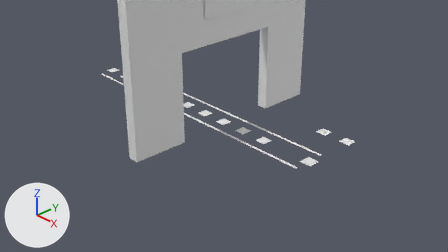
Two versions of the Blender file blender_models/simulation_entrance_aruco_board_single.blend, one commit apart.
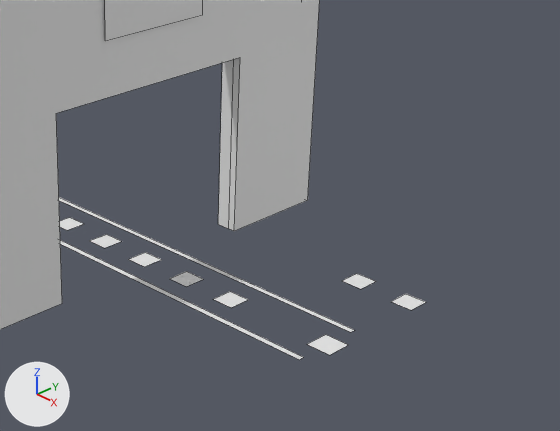
The first picture shows the older version from the file's camera 'Camera'. The close-ups show both versions on the part from 35% to 93% of the width and 0% to 80% of the height of that picture; other places that the commit changed are outside them. The lights are fixed; the arrows at lower left show +X, +Y and +Z. The close-ups show mesh edges as thin lines. Materials are left out; every surface is plain grey.

The scene before the commit, as lines of its bpy script (objects in view):
```python
ob_5x5_1000_1 = bpy.data.objects.new('5x5_1000-1', me_5x5_1000_1)
ob_5x5_1000_1.location = (2.0, 1.0, 0.02)
ob_5x5_1000_1.scale = (0.2, 0.2, 1.0)
ob_5x5_1000_2 = bpy.data.objects.new('5x5_1000-2', me_5x5_1000_2)
ob_5x5_1000_2.location = (1.5, 1.0, 0.02)
ob_5x5_1000_2.scale = (0.2, 0.2, 1.0)
ob_5x5_1000_3 = bpy.data.objects.new('5x5_1000-3', me_5x5_1000_3)
ob_5x5_1000_3.location = (1.0, 0.0, 0.02)
ob_5x5_1000_3.scale = (0.2, 0.2, 1.0)
ob_5x5_1000_4 = bpy.data.objects.new('5x5_1000-4', me_5x5_1000_4)
ob_5x5_1000_4.location = (0.5, 0.0, 0.02)
ob_5x5_1000_4.scale = (0.2, 0.2, 1.0)
ob_5x5_1000_5 = bpy.data.objects.new('5x5_1000-5', me_5x5_1000_5)
ob_5x5_1000_5.location = (0.0, 0.0, 0.02)
ob_5x5_1000_5.scale = (0.2, 0.2, 1.0)
ob_5x5_1000_6 = bpy.data.objects.new('5x5_1000-6', me_5x5_1000_6)
ob_5x5_1000_6.location = (-0.5, 0.0, 0.02)
ob_5x5_1000_6.scale = (0.2, 0.2, 1.0)
ob_5x5_1000_7 = bpy.data.objects.new('5x5_1000-7', me_5x5_1000_7)
ob_5x5_1000_7.location = (-1.0, 0.0, 0.02)
ob_5x5_1000_7.scale = (0.2, 0.2, 1.0)
ob_grid_board_new = bpy.data.objects.new('grid_board_new', me_grid_board_new)
ob_grid_board_new.location = (2.0, 0.0, 0.02)
ob_grid_board_new.scale = (0.22, 0.22, 1.0)
ob_warning_003 = bpy.data.objects.new('warning.003', me_warning_003)
ob_warning_003.location = (-0.75, -0.3, 0.02)
ob_warning_003.scale = (0.135, 0.05, 1.0)
# also in view: 'Cube' at (0.0, 0.0, 1.45); 'grid_board' at (0.12, 0.0, 2.3); 'warning.004' at (-0.75, 0.3, 0.02)
```
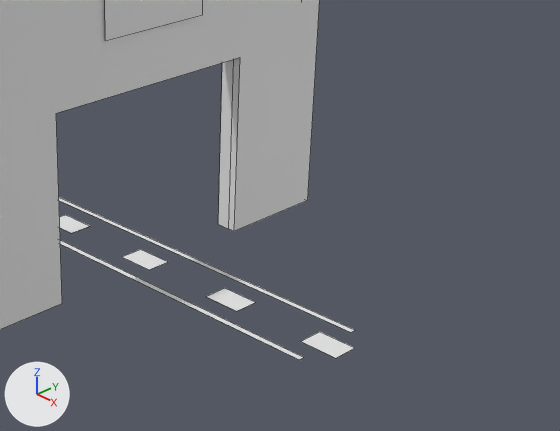
Where the change shows, as pixel boxes (x1, y1, x2, y2) in the close-ups (560 x 431 px):
'grid_board_new', reshaped (29% wider, 29% taller)
    before: (307, 335, 348, 355)
    after: (301, 332, 354, 358)
'grid_board_new_7', added
    after: (206, 288, 255, 311)
'grid_board_new_13', added
    after: (123, 249, 167, 270)
'grid_board_new_19', added
    after: (59, 215, 89, 233)
'5x5_1000-1', deleted
    before: (391, 294, 426, 310)
'5x5_1000-3', deleted
    before: (214, 291, 248, 308)
'5x5_1000-2', deleted
    before: (342, 274, 376, 289)
'5x5_1000-4', deleted
    before: (169, 271, 203, 287)
'5x5_1000-5', deleted
    before: (129, 252, 161, 267)
'5x5_1000-6', deleted
    before: (90, 234, 121, 248)
'5x5_1000-7', deleted
    before: (60, 217, 83, 230)

Edits to the bpy script that builds the scene:
```text
Change me_grid_board_new:
    where me_grid_board_new.from_pydata(...)  # 4 vertices, 1 face; spans x -0.5..0.5, y -0.5..0.5, z 0.0
    used by ob_grid_board_new; location = (2.0, 0.0, 0.02); scale = (0.22, 0.22, 1.0)
    me_grid_board_new part 1
    me_grid_board_new.vertices[0].co: (-0.5, -0.5, 0.0) -> (-0.773, -0.5, 0.0)  # pixel (306, 344) -> pixel (300, 341)
    me_grid_board_new.vertices[1].co: (0.5, -0.5, 0.0) -> (0.773, -0.5, 0.0)  # pixel (329, 355) -> pixel (335, 358)
    me_grid_board_new.vertices[2].co: (-0.5, 0.5, 0.0) -> (-0.773, 0.5, 0.0)  # pixel (325, 334) -> pixel (319, 331)
    me_grid_board_new.vertices[3].co: (0.5, 0.5, 0.0) -> (0.773, 0.5, 0.0)  # pixel (348, 344) -> pixel (354, 347)
Add me_grid_board_new_7:
    me_grid_board_new_7.from_pydata([(-0.77, -0.5, 0.0), (0.77, -0.5, 0.0), (-0.77, 0.5, 0.0), (0.77, 0.5, 0.0)], [], [(0, 1, 3, 2)])
Add me_grid_board_new_13:
    me_grid_board_new_13.from_pydata([(-0.77, -0.5, 0.0), (0.77, -0.5, 0.0), (-0.77, 0.5, 0.0), (0.77, 0.5, 0.0)], [], [(0, 1, 3, 2)])
Add me_grid_board_new_19:
    me_grid_board_new_19.from_pydata(...)  # 4 vertices, 1 face; spans x -0.77..0.77, y -0.5..0.5, z 0.0
Remove ob_5x5_1000_1:
    ob_5x5_1000_1 = bpy.data.objects.new('5x5_1000-1', me_5x5_1000_1)
    ob_5x5_1000_1.location = (2.0, 1.0, 0.02)
    ob_5x5_1000_1.scale = (0.2, 0.2, 1.0)
Remove ob_5x5_1000_2:
    ob_5x5_1000_2 = bpy.data.objects.new('5x5_1000-2', me_5x5_1000_2)
    ob_5x5_1000_2.location = (1.5, 1.0, 0.02)
    ob_5x5_1000_2.scale = (0.2, 0.2, 1.0)
Remove ob_5x5_1000_3:
    ob_5x5_1000_3 = bpy.data.objects.new('5x5_1000-3', me_5x5_1000_3)
    ob_5x5_1000_3.location = (1.0, 0.0, 0.02)
    ob_5x5_1000_3.scale = (0.2, 0.2, 1.0)
Remove ob_5x5_1000_4:
    ob_5x5_1000_4 = bpy.data.objects.new('5x5_1000-4', me_5x5_1000_4)
    ob_5x5_1000_4.location = (0.5, 0.0, 0.02)
    ob_5x5_1000_4.scale = (0.2, 0.2, 1.0)
Remove ob_5x5_1000_5:
    ob_5x5_1000_5 = bpy.data.objects.new('5x5_1000-5', me_5x5_1000_5)
    ob_5x5_1000_5.location = (0.0, 0.0, 0.02)
    ob_5x5_1000_5.scale = (0.2, 0.2, 1.0)
Remove ob_5x5_1000_6:
    ob_5x5_1000_6 = bpy.data.objects.new('5x5_1000-6', me_5x5_1000_6)
    ob_5x5_1000_6.location = (-0.5, 0.0, 0.02)
    ob_5x5_1000_6.scale = (0.2, 0.2, 1.0)
Remove ob_5x5_1000_7:
    ob_5x5_1000_7 = bpy.data.objects.new('5x5_1000-7', me_5x5_1000_7)
    ob_5x5_1000_7.location = (-1.0, 0.0, 0.02)
    ob_5x5_1000_7.scale = (0.2, 0.2, 1.0)
Add ob_grid_board_new_7:
    ob_grid_board_new_7 = bpy.data.objects.new('grid_board_new_7', me_grid_board_new_7)
    ob_grid_board_new_7.location = (1.0, 0.0, 0.02)
    ob_grid_board_new_7.scale = (0.22, 0.22, 1.0)
Add ob_grid_board_new_13:
    ob_grid_board_new_13 = bpy.data.objects.new('grid_board_new_13', me_grid_board_new_13)
    ob_grid_board_new_13.location = (0.0, 0.0, 0.02)
    ob_grid_board_new_13.scale = (0.22, 0.22, 1.0)
Add ob_grid_board_new_19:
    ob_grid_board_new_19 = bpy.data.objects.new('grid_board_new_19', me_grid_board_new_19)
    ob_grid_board_new_19.location = (-1.0, 0.0, 0.02)
    ob_grid_board_new_19.scale = (0.22, 0.22, 1.0)
```
